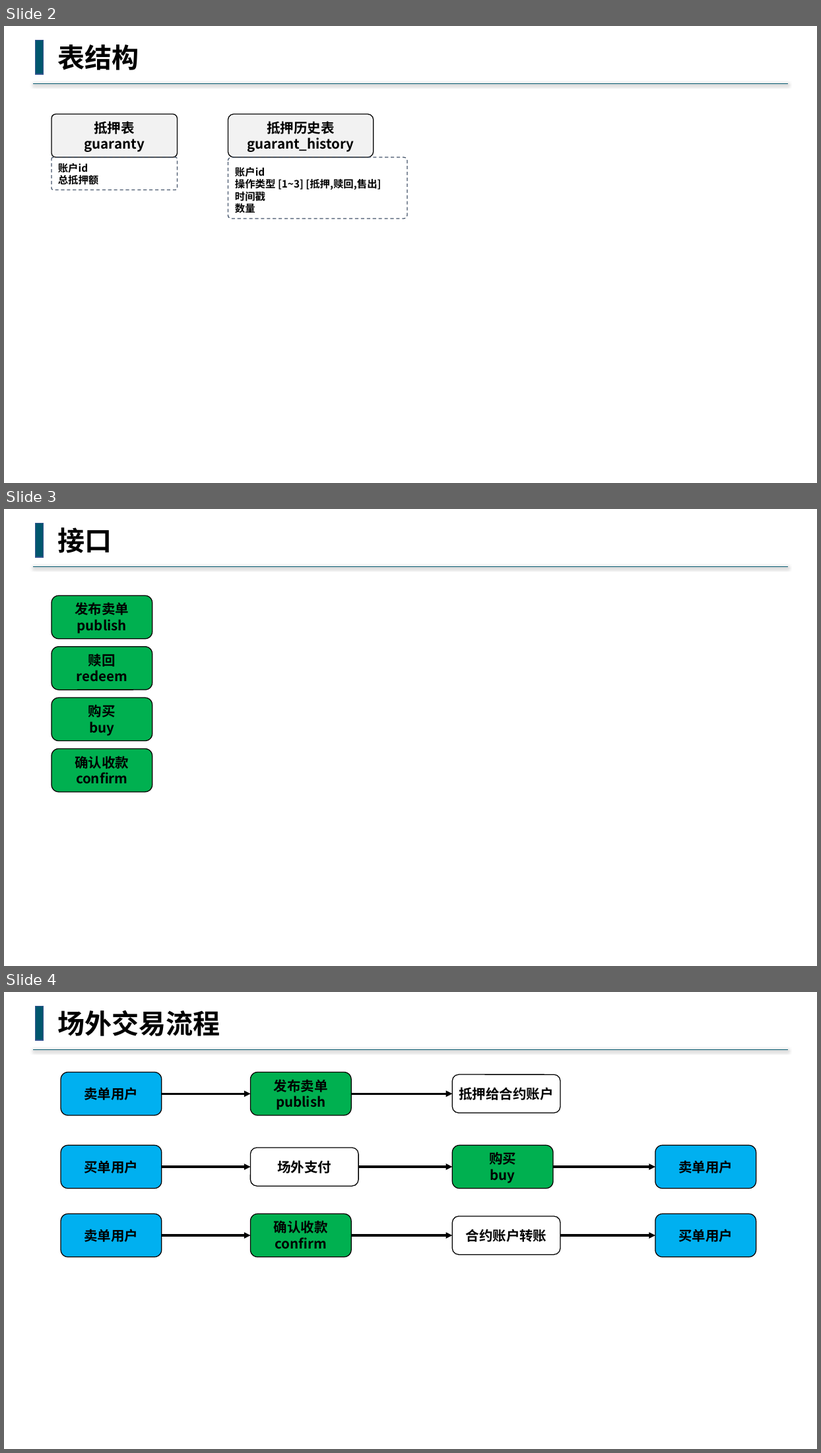
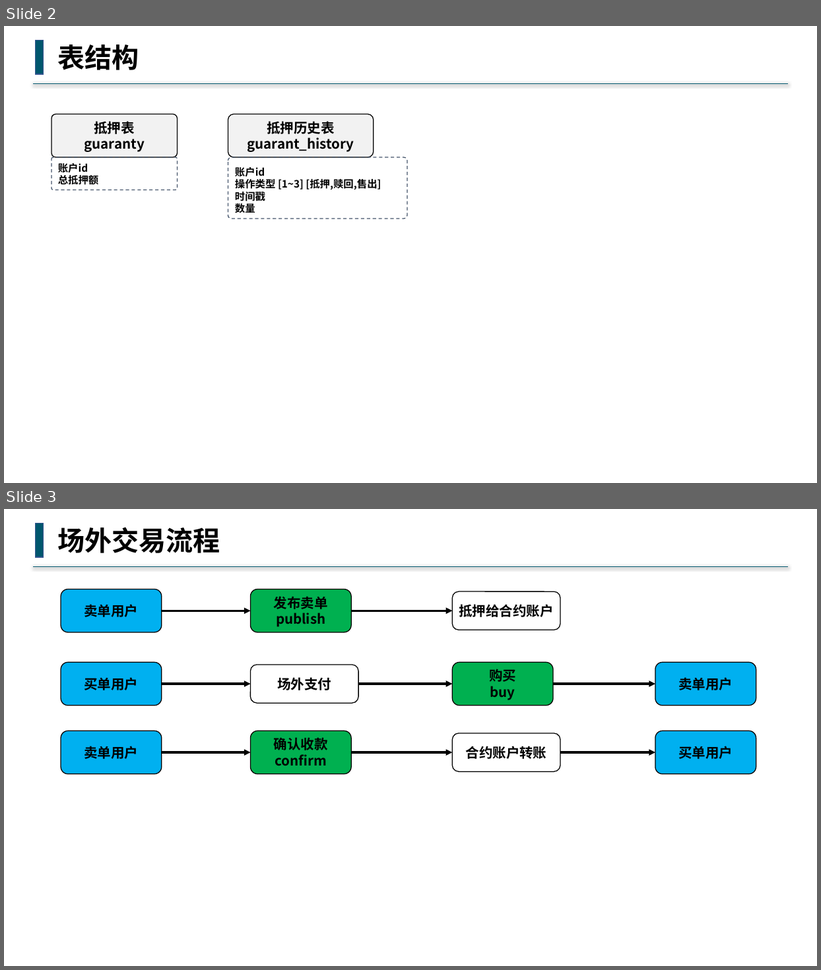
Before and after one commit to buddhachain/buddhaContract, a slide deck: doc/场外交易.pptx. Shown one above the other, each under a label of ours: slides 2, 3 and 4 before the commit, slides 2 and 3 after it. The pictures are 821x1453 and 821x970 pixels, drawn with LibreOffice and Linux fonts; fonts in the diff are those of the drawing. Boxes give left, top, right and bottom in pixels: in the first picture for what was removed or moved away, otherwise in the second. Text is boxed around its words. In the diff, an @@ line names an element or a change of style, - is before the commit and + after.

```diff
--- a/doc/场外交易.pptx
+++ b/doc/场外交易.pptx
@@ slide 3 removed at (4,509,817,966), background #FFFFFF @@
@@ rectangle removed at (36,523,44,557) @@
@@ text removed at (57,527,112,553) @@
-接口
@@ line removed from (789, 567) to (32, 567) @@
@@ rounded rectangle removed at (52,595,152,639) @@
-发布卖单
-publish
@@ rounded rectangle removed at (52,647,152,690) @@
-赎回
-redeem
@@ rounded rectangle removed at (52,698,152,741) @@
-购买
-buy
@@ rounded rectangle removed at (52,749,152,792) @@
-确认收款
-confirm
@@ what was slide 4 is now slide 3 @@
```
Also in this commit, not shown: 1 slide changed, 3 other files.
